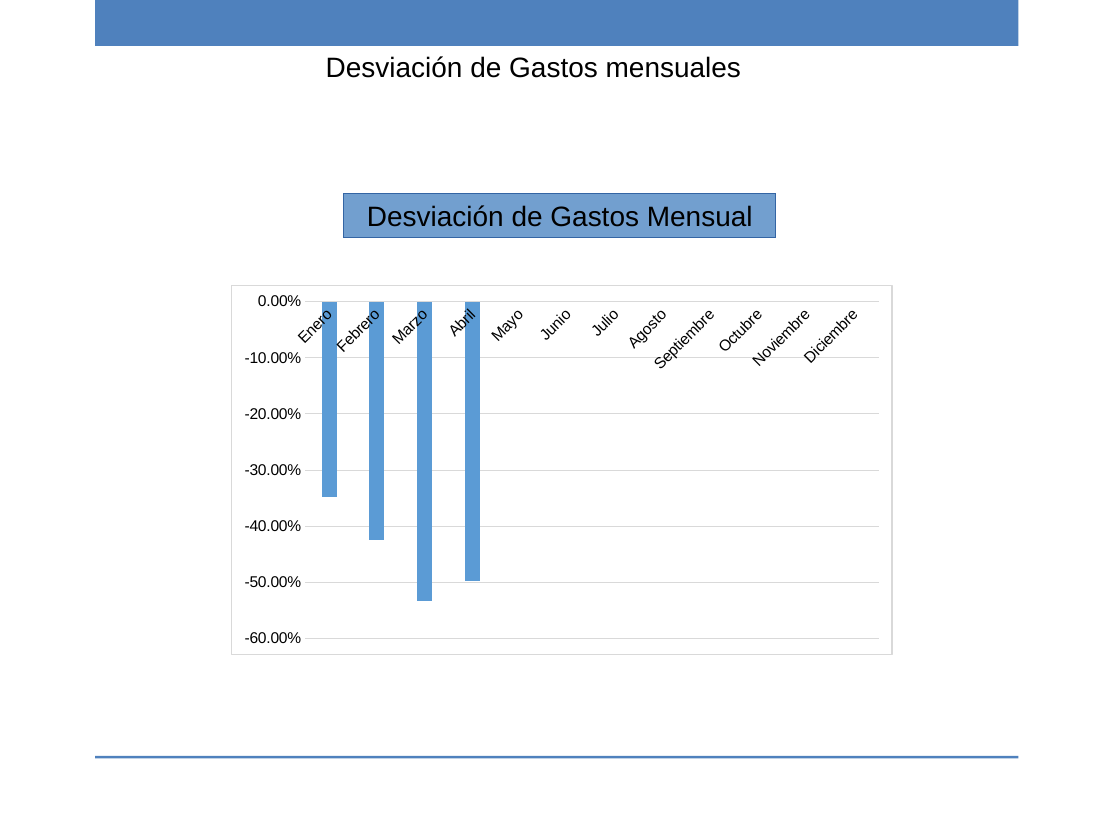
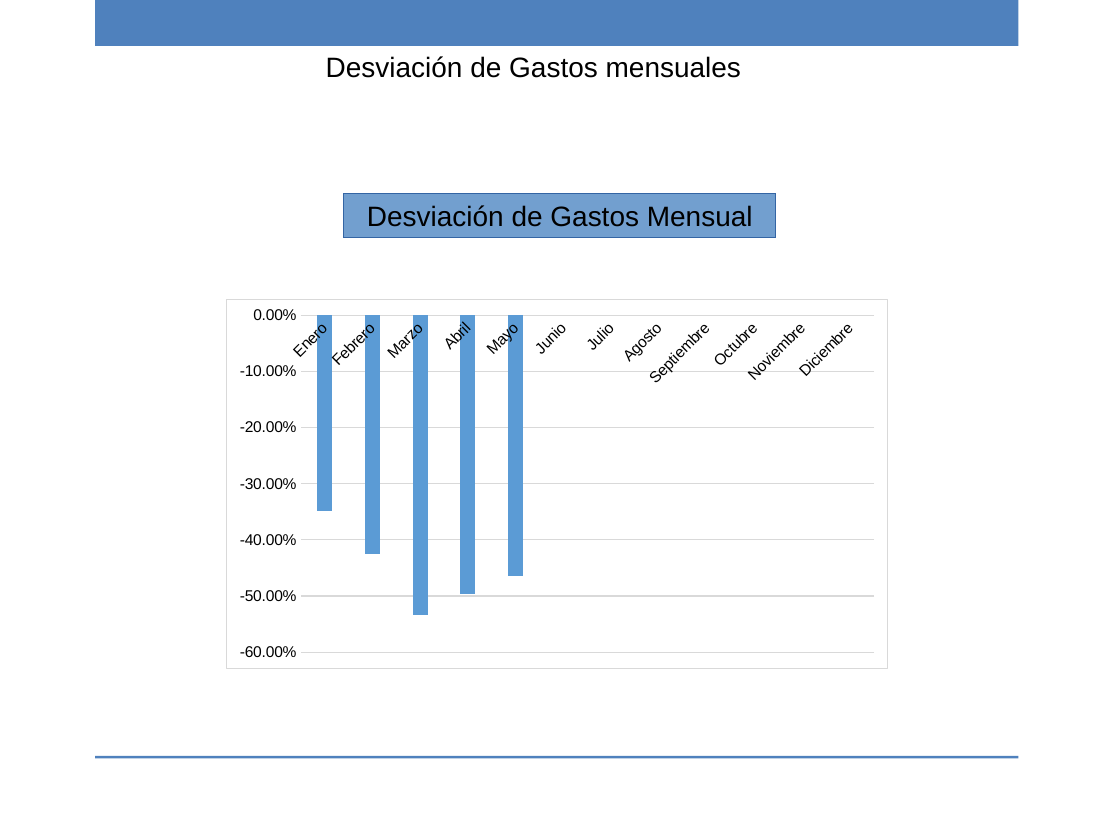
Before and after one commit to ricardo-novelasos/SOSQTP, a slide deck: slide 5 of Proyectos/2016/Métricas y monitoreo/Reporte_monitoreo_2016.pptx. Drawn at 1120x840 pixels with LibreOffice and Linux fonts; fonts in the diff are those of the drawing; background and template pictures are left out. Boxes give left, top, right and bottom in pixels: in the first picture for what was removed or moved away, otherwise in the second. Text is boxed around its words. In the diff, an @@ line names an element or a change of style, - is before the commit and + after.

```diff
--- a/Proyectos/2016/Métricas y monitoreo/Reporte_monitoreo_2016.pptx
+++ b/Proyectos/2016/Métricas y monitoreo/Reporte_monitoreo_2016.pptx
@@ column chart at [226,299,888,670] @@
@@ Series 1, Mayo: 0 to -0.47 @@
@@ column chart: place and size @@
-column chart at [231,284,893,655]
+column chart at [226,299,888,670]
```
Also in this commit, not shown: 2 other slides changed, 1 other file.
